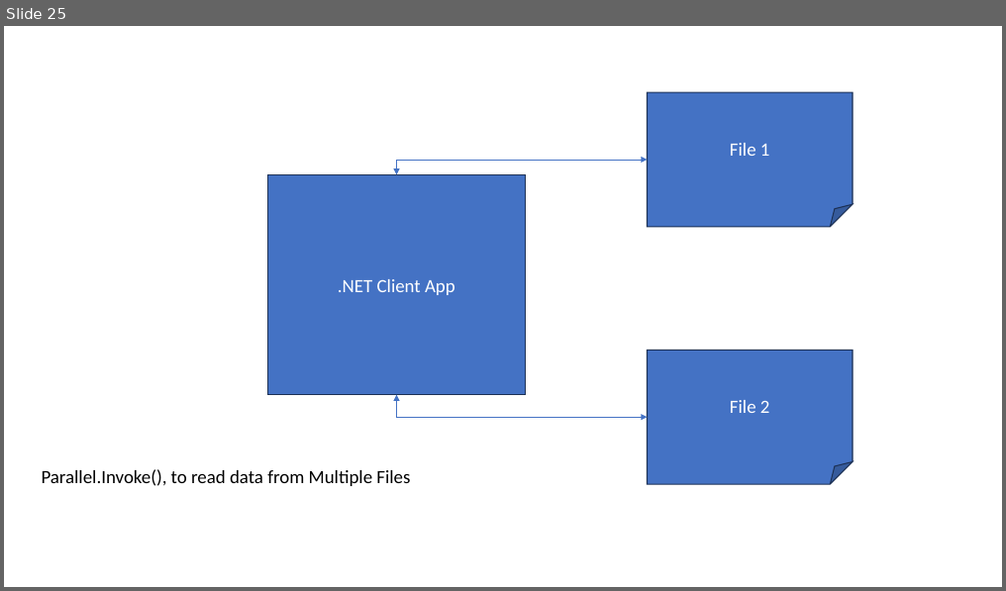
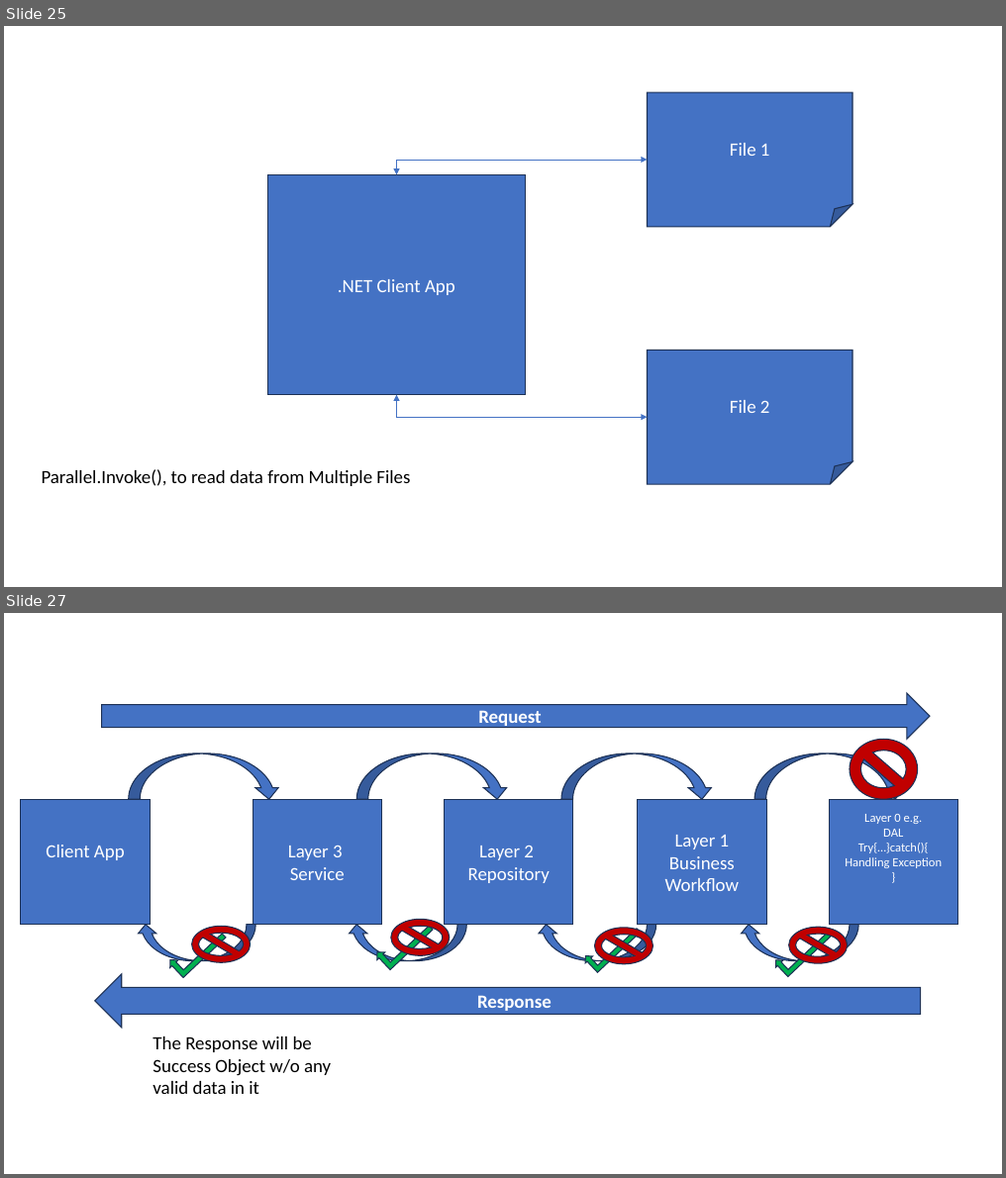
Before and after one commit to maheshsabnis/capita_sept_2023_Oct, a slide deck: Images.pptx. Shown one above the other, each under a label of ours: slide 25 before the commit, slides 25 and 27 after it; the slides between them are not shown. The pictures are 1006x591 and 1006x1178 pixels, drawn with LibreOffice and Linux fonts; fonts in the diff are those of the drawing. Boxes give left, top, right and bottom in pixels: in the first picture for what was removed or moved away, otherwise in the second. Text is boxed around its words. In the diff, an @@ line names an element or a change of style, - is before the commit and + after.

```diff
--- a/Images.pptx
+++ b/Images.pptx
@@ slide 27 added at [4, 613, 1002, 1174], background #FFFFFF @@
@@ right arrow added at [102, 693, 930, 739], fill #4472C4, outline #1E3256 1 pt, 18 pt, text #FFFFFF, bold @@
+Request
@@ curved down arrow added at [129, 754, 280, 799], fill #4472C4, outline #1E3256 1 pt @@
@@ curved down arrow added at [356, 754, 509, 799], fill #4472C4, outline #1E3256 1 pt @@
@@ curved down arrow added at [561, 754, 714, 799], fill #4472C4, outline #1E3256 1 pt @@
@@ curved down arrow added at [754, 754, 907, 799], fill #4472C4, outline #1E3256 1 pt @@
@@ no-entry sign added at [849, 739, 918, 799], fill #C00000, outline #1E3256 1 pt @@
@@ rectangle added at [21, 799, 150, 925], fill #4472C4, outline #1E3256 1 pt, 18 pt, text #FFFFFF @@
+Client App
@@ rectangle added at [252, 799, 381, 925], fill #4472C4, outline #1E3256 1 pt, 18 pt, text #FFFFFF @@
+Layer 3
+Service
@@ rectangle added at [445, 799, 573, 925], fill #4472C4, outline #1E3256 1 pt, 18 pt, text #FFFFFF @@
+Layer 2
+Repository
@@ rectangle added at [638, 799, 766, 925], fill #4472C4, outline #1E3256 1 pt, 18 pt, text #FFFFFF @@
+Layer 1
+Business Workflow
@@ rectangle added at [829, 799, 957, 925], fill #4472C4, outline #1E3256 1 pt, 12 pt, text #FFFFFF @@
+Layer 0 e.g.
+DAL
+Try{…}catch(){
+Handling Exception
+}
@@ curved down arrow added at [137, 925, 255, 961], fill #4472C4, outline #1E3256 1 pt @@
@@ bent up arrow added at [166, 922, 226, 980], fill #00B050, outline #1E3256 1 pt @@
@@ no-entry sign added at [192, 926, 251, 962], fill #C00000, outline #1E3256 1 pt @@
@@ curved down arrow added at [348, 925, 466, 961], fill #4472C4, outline #1E3256 1 pt @@
@@ bent up arrow added at [373, 914, 433, 971], fill #00B050, outline #1E3256 1 pt @@
@@ no-entry sign added at [391, 919, 450, 956], fill #C00000, outline #1E3256 1 pt @@
@@ curved down arrow added at [537, 925, 656, 961], fill #4472C4, outline #1E3256 1 pt @@
@@ bent up arrow added at [582, 917, 641, 974], fill #00B050, outline #1E3256 1 pt @@
@@ no-entry sign added at [595, 928, 653, 964], fill #C00000, outline #1E3256 1 pt @@
@@ curved down arrow added at [740, 925, 859, 961], fill #4472C4, outline #1E3256 1 pt @@
@@ bent up arrow added at [773, 922, 832, 978], fill #00B050, outline #1E3256 1 pt @@
@@ no-entry sign added at [789, 928, 847, 964], fill #C00000, outline #1E3256 1 pt @@
@@ left arrow added at [94, 974, 921, 1028], fill #4472C4, outline #1E3256 1 pt, 18 pt, text #FFFFFF, bold @@
+Response
@@ text added at [152, 1037, 331, 1094], 18 pt, text #000000 @@
+The Response will be Success Object w/o any valid data in it
```
Also in this commit, not shown: 3 other slides added, 15 other files.
